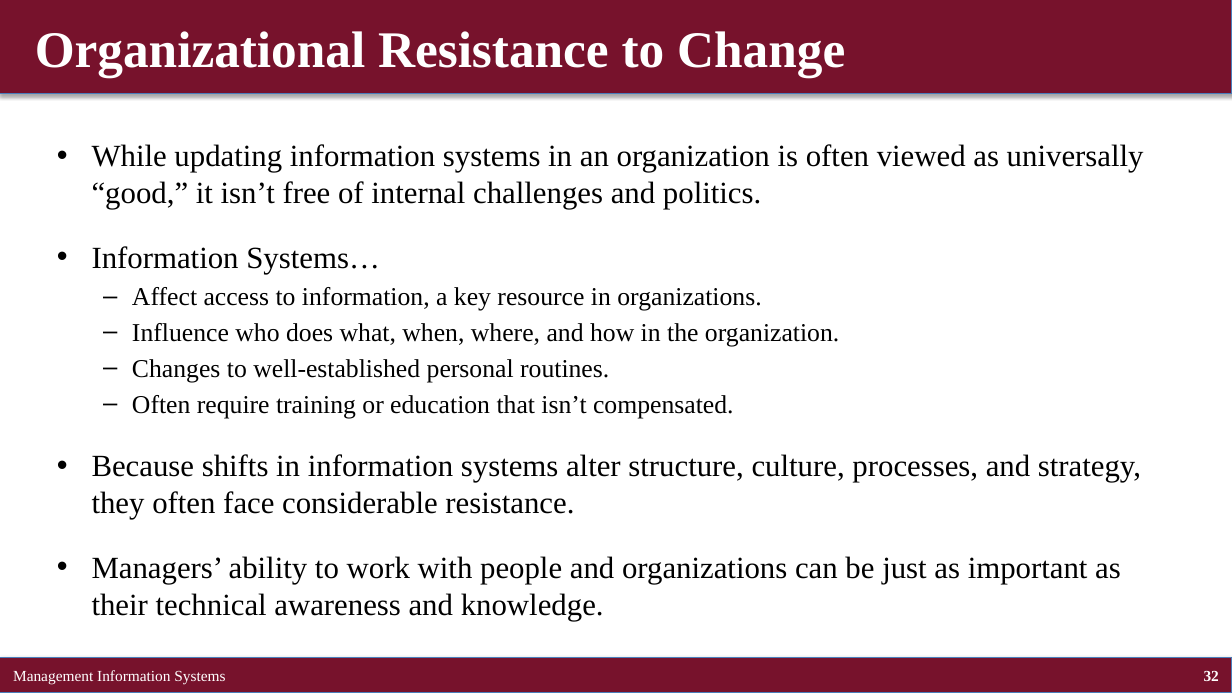
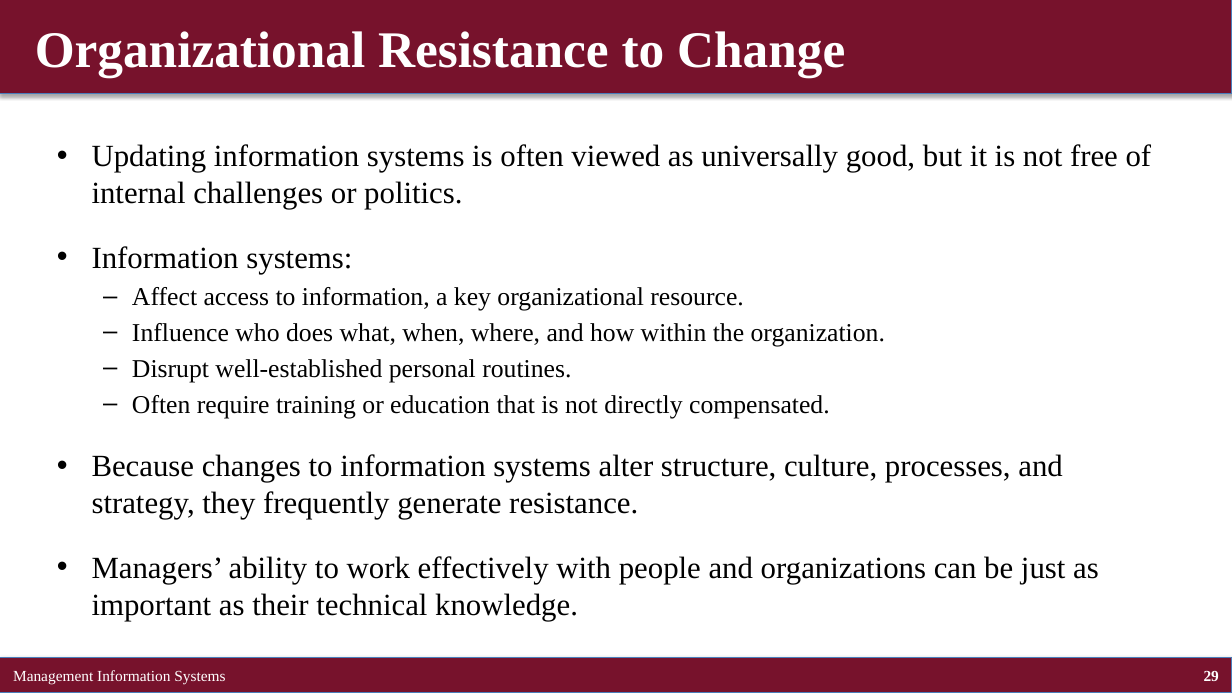
Before and after one commit to brianhwpark/brianhwpark.github.io, a slide deck: slide 29 of files/teaching-resources/concordiacollege-busn-315/busn-315-lecture-note/busn315-ch03.pptx (slide 32 before the commit). Drawn at 1232x693 pixels with LibreOffice and Linux fonts; fonts in the diff are those of the drawing. Boxes give left, top, right and bottom in pixels: in the first picture for what was removed or moved away, otherwise in the second. Text is boxed around its words. In the diff, an @@ line names an element or a change of style, - is before the commit and + after.

```diff
--- a/files/teaching-resources/concordiacollege-busn-315/busn-315-lecture-note/busn315-ch03.pptx
+++ b/files/teaching-resources/concordiacollege-busn-315/busn-315-lecture-note/busn315-ch03.pptx
@@ text at (x1=92, y1=144, x2=1152, y2=621): text changed @@
-• While updating information systems in an organization is often viewed as universally “good,” it isn’t free of internal challenges and politics.
-• Information Systems…
-  – Affect access to information, a key resource in organizations.
-  – Influence who does what, when, where, and how in the organization.
-  – Changes to well-established personal routines.
-  – Often require training or education that isn’t compensated.
-• Because shifts in information systems alter structure, culture, processes, and strategy, they often face considerable resistance.
-• Managers’ ability to work with people and organizations can be just as important as their technical awareness and knowledge.
+• Updating information systems is often viewed as universally good, but it is not free of internal challenges or politics.
+• Information systems:
+  – Affect access to information, a key organizational resource.
+  – Influence who does what, when, where, and how within the organization.
+  – Disrupt well-established personal routines.
+  – Often require training or education that is not directly compensated.
+• Because changes to information systems alter structure, culture, processes, and strategy, they frequently generate resistance.
+• Managers’ ability to work effectively with people and organizations can be just as important as their technical knowledge.
@@ page number at (x1=1204, y1=671, x2=1219, y2=681): text changed @@
-32
+29
```
Also in this commit, not shown: 46 other slides changed, 5 slides added, 5 slides removed, 8 other files.
